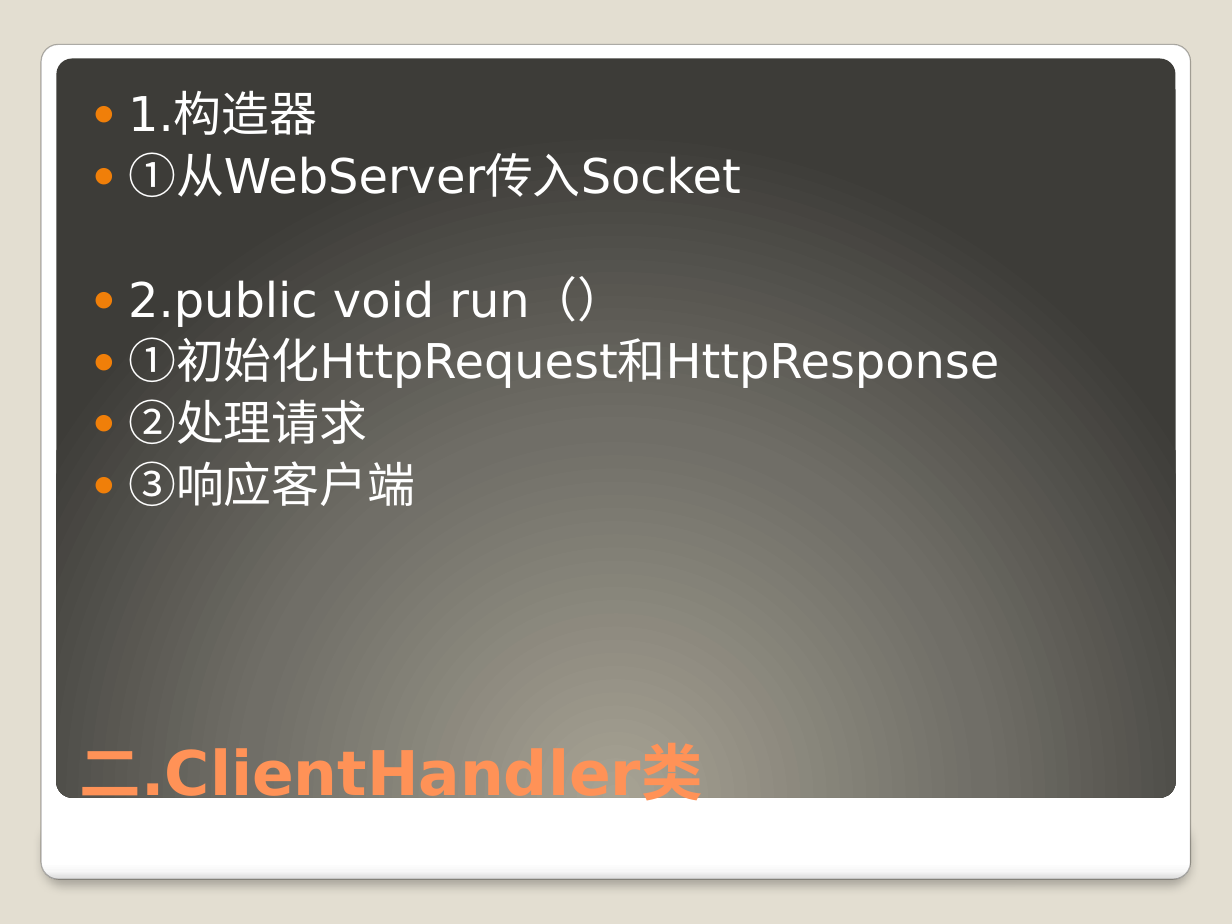
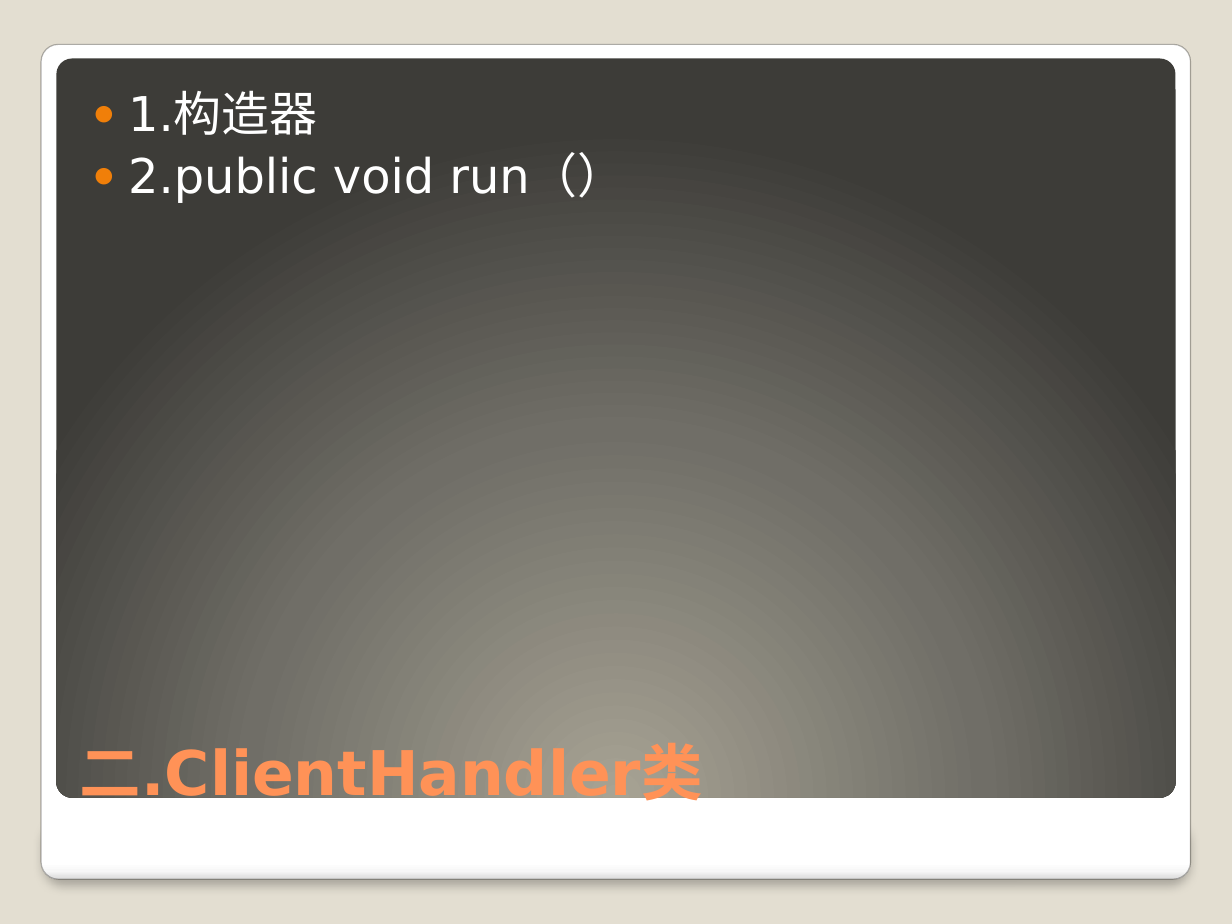
Before and after one commit to 2419931696/learngit, a slide deck: slide 12 of WebServer.pptx (slide 10 before the commit). Drawn at 1232x924 pixels with LibreOffice and Linux fonts; fonts in the diff are those of the drawing. Boxes give left, top, right and bottom in pixels: in the first picture for what was removed or moved away, otherwise in the second. Text is boxed around its words. In the diff, an @@ line names an element or a change of style, - is before the commit and + after.

```diff
--- a/WebServer.pptx
+++ b/WebServer.pptx
@@ text at (x1=128, y1=152, x2=741, y2=197): paragraph removed @@
-● ①从WebServer传入Socket
@@ text at (x1=128, y1=337, x2=999, y2=506): paragraphs removed @@
-● ①初始化HttpRequest和HttpResponse
-● ②处理请求
-● ③响应客户端
```
Also in this commit, not shown: 13 other slides changed.
